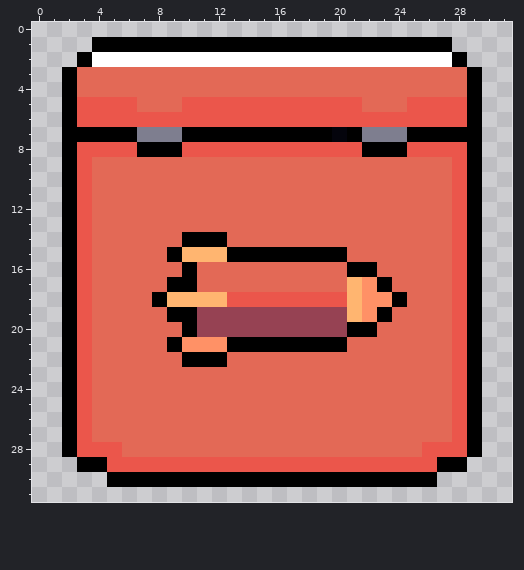
File history of a pixel-art file, Assets/Sprites/Crates/_RocketCrate.aseprite. Above is the file before it was changed.
32x32 pixels, 1 frame. Colours within 5 levels of each other are drawn and written as one.
After the commit:
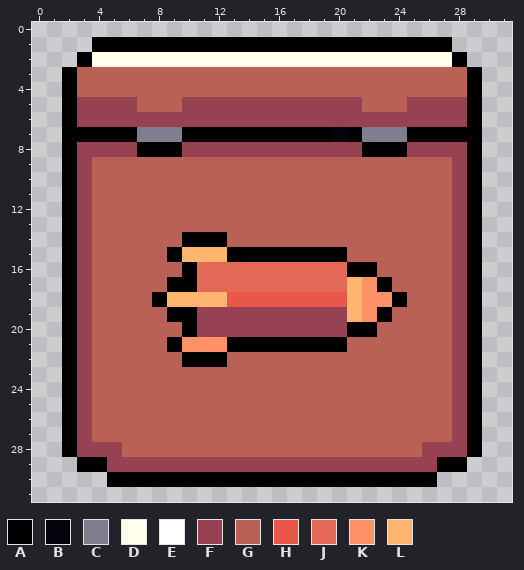
Palette (. is transparent): A #000000  B #04040c  C #7e7e8f  D #ffffeb  E #ffffff  F #964253  G #ba6156  H #eb564b  J #e36956  K #ff9166  L #ffb570
Changes in this commit:
Changed rows in their new state; - is an unchanged pixel.
Layers "rocket", "box":
first column x 3:
 2 -DDDDDDDDDDDDDDDDDDDDDDDD-
 3 GGGGGGGGGGGGGGGGGGGGGGGGGG
 4 GGGGGGGGGGGGGGGGGGGGGGGGGG
 5 FFFFGGGFFFFFFFFFFFFGGGFFFF
 6 FFFFFFFFFFFFFFFFFFFFFFFFFF
 8 FFFF---FFFFFFFFFFFF---FFFF
 9 FGGGGGGGGGGGGGGGGGGGGGGGGF
10 FGGGGGGGGGGGGGGGGGGGGGGGGF
11 FGGGGGGGGGGGGGGGGGGGGGGGGF
12 FGGGGGGGGGGGGGGGGGGGGGGGGF
13 FGGGGGGGGGGGGGGGGGGGGGGGGF
14 FGGGGGG---GGGGGGGGGGGGGGGF
15 FGGGGG------------GGGGGGGF
16 FGGGGGG-------------GGGGGF
17 FGGGGG---------------GGGGF
18 FGGGG-----------------GGGF
19 FGGGGG---------------GGGGF
20 FGGGGGG-------------GGGGGF
21 FGGGGG------------GGGGGGGF
22 FGGGGGG---GGGGGGGGGGGGGGGF
23 FGGGGGGGGGGGGGGGGGGGGGGGGF
24 FGGGGGGGGGGGGGGGGGGGGGGGGF
25 FGGGGGGGGGGGGGGGGGGGGGGGGF
26 FGGGGGGGGGGGGGGGGGGGGGGGGF
27 FGGGGGGGGGGGGGGGGGGGGGGGGF
28 FFFGGGGGGGGGGGGGGGGGGGGFFF
29 --FFFFFFFFFFFFFFFFFFFFFF--
